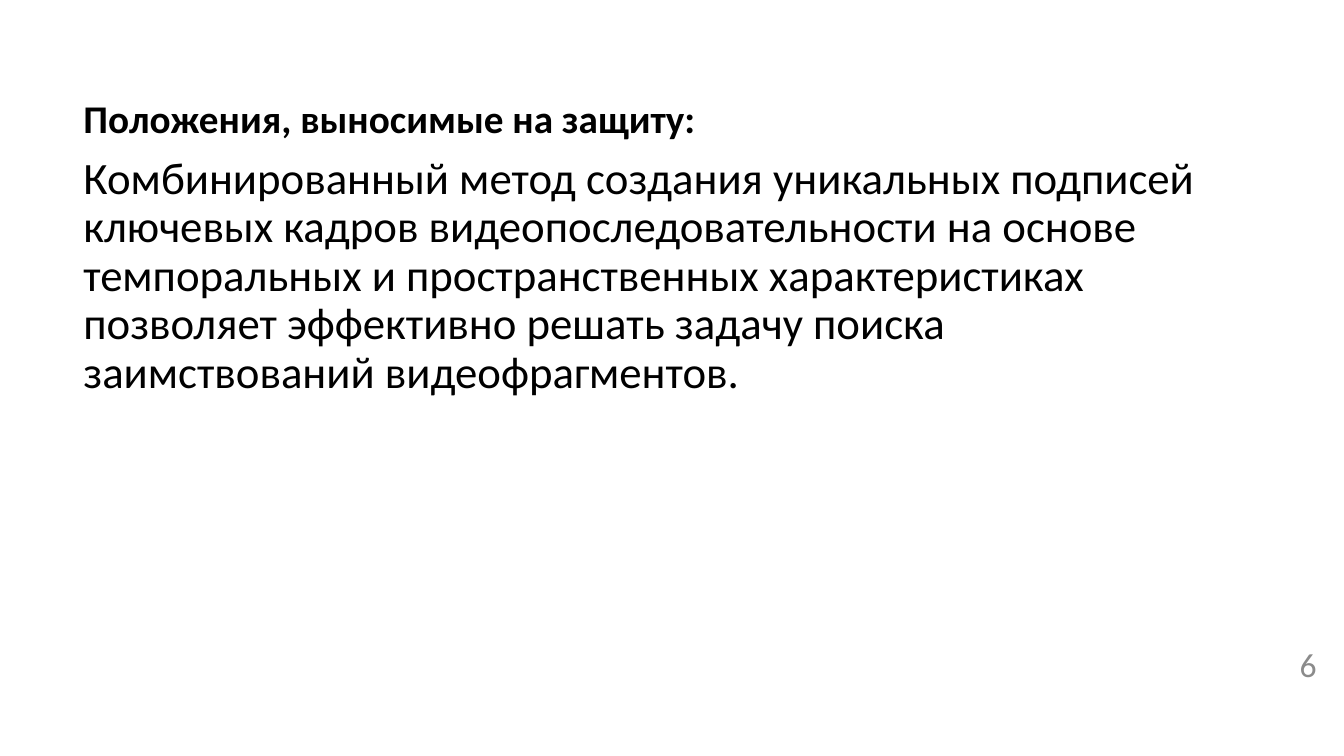
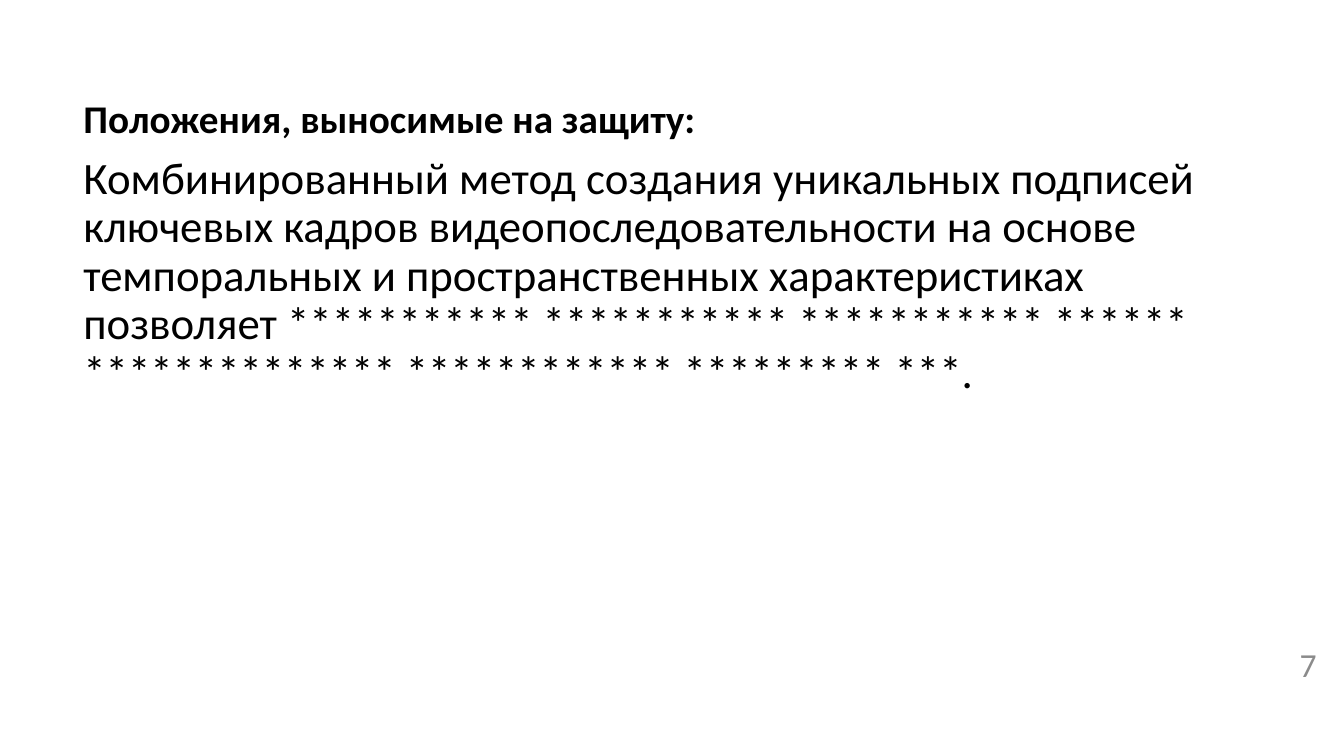
Before and after one commit to permCoding/Magistr-2022, a slide deck: slide 7 of 08-ВКР/как оформлять/Презентация-к-ВКР.pptx (slide 6 before the commit). Drawn at 1344x756 pixels with LibreOffice and Linux fonts; fonts in the diff are those of the drawing. Boxes give left, top, right and bottom in pixels: in the first picture for what was removed or moved away, otherwise in the second. Text is boxed around its words. In the diff, an @@ line names an element or a change of style, - is before the commit and + after.

```diff
--- a/08-ВКР/как оформлять/Презентация-к-ВКР.pptx
+++ b/08-ВКР/как оформлять/Презентация-к-ВКР.pptx
@@ text at (x1=83, y1=163, x2=1194, y2=340): text changed @@
-Комбинированный метод создания уникальных подписей ключевых кадров видеопоследовательности на основе темпоральных и пространственных характеристиках позволяет эффективно решать задачу поиска заимствований видеофрагментов.
+Комбинированный метод создания уникальных подписей ключевых кадров видеопоследовательности на основе темпоральных и пространственных характеристиках позволяет *********** *********** *********** ****** ************** ************ ********* ***.
@@ page number at (x1=1300, y1=655, x2=1317, y2=677): text changed @@
-6
+7
```
Also in this commit, not shown: 8 other slides changed, 3 slides added, 2 slides removed.
